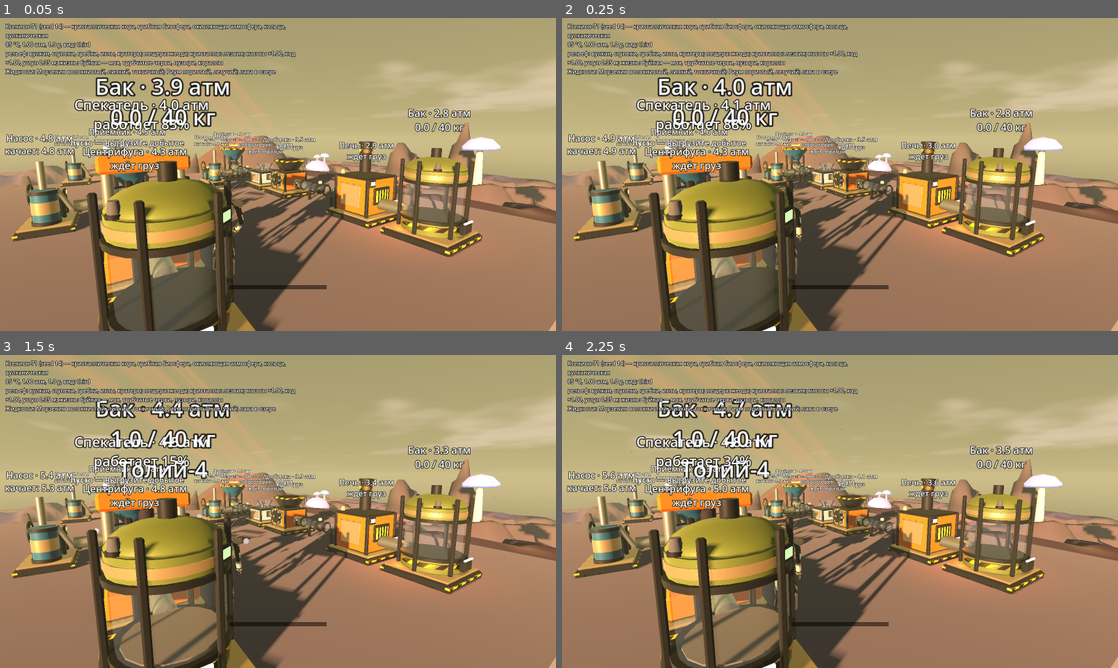
Above: before the commit, frames 1-4 (two rows, left to right).
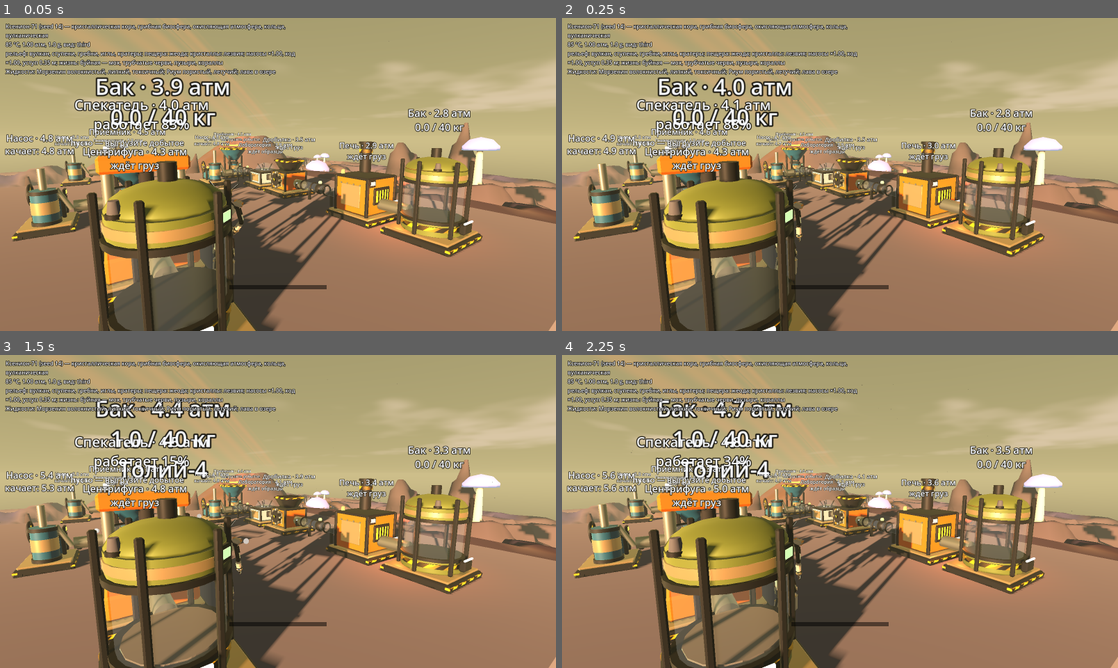
Above: after the commit, the same moments.

Repository: svagtozar/Pheuma
Game: Godot game, scene res://proto/preview.tscn
Same seed, same stepped clock (60 frames per second), same inputs: the game is played once before the commit and once after it. This scene is started directly instead of the project's main scene.
Inputs (mouse positions are in pixels of both pictures, inside the frame that each line leads up to):
- Up to frame 1 (0.05 s): no input
- Up to frame 2 (0.25 s): no input
- Up to frame 3 (1.5 s): tap Enter (ui_accept) at 0.5, 0.77 s; move the mouse to (400, 495) at 0.52 s; hold Right 0.53-1.25 s; hold Shift 0.53-1.25 s; click (400, 495) at 0.67 s; drag from (166, 527) to (250, 574) at 1.27 s
- Up to frame 4 (2.25 s): move the mouse to (895, 442) at 2.02 s; hold Right from 2.03 s (still down); tap Ctrl at 2.1 s

The runs differ from the first frame. In frame 1, 0.5% of the frame differs, in the area x 6-56%, y 41-66%; in frame 2, 0.5%, in the area x 6-55%, y 41-66%; in frame 3, less than 0.1%; in frame 4, less than 0.1%.

Commit message:
3D: состояние поверхности планеты в текстуре (поросль, влага, лёд, грунт)
ProtoSurfaceState: шесть граней кубосферы по 256² RGBA8 на весь шар
(1,5 МБ VRAM и столько же ОЗУ). Шейдер рельефа смешивает её поверх
природного цвета с шумом по краю пятен; рост поросли и таяние льда
считаются в потоке только в живых плитках, сетки не перестраиваются.
Сохраняется сжатым в ProtoSave. --surface=frost|thaw|grow[:шагов] —
пример для кадра.

Co-Authored-By: Claude Opus 5.5 <noreply@anthropic.com>
Claude-Session: https://claude.ai/code/session_01XtN4Qi2NRu9aRtdKP1hePe

Diff:
--- a/proto/preview.gd
+++ b/proto/preview.gd
@@ -47,6 +47,9 @@
 ##   Обучение первых минут (ProtoTutorial) — в --play, пока не пройдено; --tutorial —
 ##   заново, --tutorial=N — с шага N (для кадра), --no-tutorial — без него
 ##   Смена дня и ночи и небо — ProtoDayNight (по тегам и сиду планеты);
+##   --surface=frost|thaw|grow[:шагов] — состояние поверхности планеты (ProtoSurfaceState):
+##   иней по всему шару; он же тает у завода и следом ползёт поросль; поросль,
+##   влага и взрыхлённый грунт у завода расползаются (для кадра до/после)
 ##   --time=0..1 — время суток для кадра (0 — полночь, 0,25 — рассвет, 0,5 — полдень)
 ##   --robot=clean (по умолчанию; другой вариант из RobotDesigns или old — прежний
 ##   каркас; корпус — металл планеты)
@@ -63,6 +66,8 @@
 var view := "third"
 var planet_on := true         # вся планета вокруг участка (ProtoPlanetStream); --no-planet — только участок
 var planet_stream: ProtoPlanetStream
+var surface: ProtoSurfaceState   # поросль, влага, лёд, грунт по всему шару (терраформинг)
+var surface_demo := ""
 const PLANET_R := 800.0       # радиус планеты-шара, м
 var shot_path := ""
 var planet: Planet
@@ -164,6 +169,7 @@
 		elif a.begins_with("--record="): record = a.substr(9)
 		elif a == "--mute": mute = true
 		elif a == "--no-planet": planet_on = false
+		elif a.begins_with("--surface="): surface_demo = a.substr(10)
 		elif a == "--hud": show_hud = true
 		elif a == "--pad": hud_pad = true
 		elif a == "--cargo": demo_cargo = true
@@ -245,6 +251,7 @@
 				planet_stream.site_nodes.append(c)
 		planet_stream.build_now()
 		_lap("planet_around")
+		_surface(tm)
 	_caption()
 	_map_data()
 	_lap("robot")
@@ -769,6 +776,53 @@
 			made += 1
 
 ## Инопланетная органика по тегам (ProtoFlora): мох, заросли, пещерные трутовики.
+## Состояние поверхности шара: подключить к материалам рельефа (участок, куски,
+## грубый шар); --surface=… — пример для кадра.
+func _surface(tm: ShaderMaterial) -> void:
+	surface = ProtoSurfaceState.new(terrain.center, terrain.radius)
+	surface.name = "surface"
+	add_child(surface)
+	var v1 := Color.from_hsv(0.33, 0.5, 0.42)
+	var v2 := Color.from_hsv(0.22, 0.55, 0.5)
+	if flora.life > 0:
+		v1 = Color.from_hsv(flora.hue, flora.sat * 0.9, flora.val * 0.85)
+		v2 = Color.from_hsv(flora.hue2, flora.sat, flora.val)
+	surface.bind(tm, v1, v2)
+	surface.bind(planet_stream.coarse_mat, v1, v2)
+	if surface_demo != "":
+		_surface_demo()
+	surface.upload()
+
+func _surface_demo() -> void:
+	var parts := surface_demo.split(":")
+	var mode := parts[0]
+	var n := int(parts[1]) if parts.size() > 1 else 40
+	var pc := terrain.plateau()
+	var site := Vector3(pc.x, pc.y, pc.z)
+	var t0 := Time.get_ticks_usec()
+	if mode == "frost" or mode == "thaw":
+		var fn := FastNoiseLite.new()
+		fn.seed = seed_value
+		fn.frequency = 0.012
+		surface.fill(ProtoSurfaceState.ICE, func(d: Vector3) -> float:
+			return clampf(0.62 + fn.get_noise_3dv(d * terrain.radius) * 0.7, 0.0, 1.0))
+	if mode == "thaw":
+		# Тёплый пузырь у завода растёт; талая вода мочит грунт; у завода — семя поросли.
+		surface.paint(site, 18.0, ProtoSurfaceState.VEG, 1.0)
+		for i in n:
+			var r := 40.0 + i * 2.5
+			surface.paint(site, r, ProtoSurfaceState.ICE, 0.0)
+			surface.paint(site, r * 0.85, ProtoSurfaceState.WET, 0.015, true)
+			surface.step_now()
+	elif mode == "grow":
+		surface.paint(site, 16.0, ProtoSurfaceState.VEG, 1.0)
+		surface.paint(Vector3(terrain.lake_c.x, 0.0, terrain.lake_c.y), 30.0, ProtoSurfaceState.WET, 0.9)
+		surface.paint(Vector3(terrain.lake_c.x, 0.0, terrain.lake_c.y), 8.0, ProtoSurfaceState.VEG, 1.0)
+		surface.paint(site + Vector3(-22.0, 0.0, 14.0), 9.0, ProtoSurfaceState.SOIL, 1.0)
+		surface.step_now(n)
+	print("Поверхность: %s, шагов %d, %d мс; текстура %.1f МБ" % [mode, surface.steps,
+		(Time.get_ticks_usec() - t0) / 1000, ProtoSurfaceState.bytes() / 1048576.0])
+
 func _flora() -> void:
 	var keep := func(p: Vector3) -> bool:
 		return not terrain.cave_box.has_point(p) or _clear_of_view(p)
--- a/proto/save3d.gd
+++ b/proto/save3d.gd
@@ -167,6 +167,9 @@
 	var dn = r.get("daynight")
 	if dn != null:
 		d.day_time = dn.time
+	var surf = r.get("surface")
+	if surf != null:
+		d.surface = surf.save_dict()
 	return d
 
 static func apply(r: Node3D, d: Dictionary) -> void:
@@ -214,6 +217,10 @@
 	if dn != null and d.has("day_time") and dn.running:
 		dn.time = float(d.day_time)
 		dn.update_now()
+	var surf = r.get("surface")
+	if surf != null and d.has("surface"):
+		surf.load_dict(d.surface)
+		surf.upload()
 
 # ---------------------------------------------------------------- пневмозавод
 
--- /dev/null
+++ b/proto/surface_state.gd
@@ -0,0 +1,383 @@
+class_name ProtoSurfaceState
+extends Node
+## Состояние поверхности всей планеты для терраформинга: поросль, влага, лёд,
+## взрыхлённый грунт. Не в сетках рельефа, а в маленькой текстуре на весь шар
+## (шесть граней кубосферы по RES² точек, RGBA8): шейдер рельефа смешивает её
+## поверх природного цвета, с шумом по краю пятен — края естественные, хотя
+## точка текстуры ~5 м. Трава расползается, лёд тает — сетки не перестраиваются.
+## Память: 6 × 256² × 4 байта = 1,5 МБ в видеопамяти и столько же в ОЗУ на всю
+## планету (сетки одного подробного куска 1 м — ~0,14 МБ, его тело — ~0,6 МБ).
+## Рост и таяние считаются в потоке и только в «живых» плитках (TILE² точек),
+## где что-то менялось: спокойная планета не стоит ничего.
+##
+## Каналы: R — поросль, G — влага, B — лёд и иней, A — взрыхлённый грунт.
+## Грани и (u, v) — те же, что у ProtoPlanetStream._dir (равноугольная кубосфера).
+
+const RES := 256
+const TILE := 16
+const TPF := RES / TILE        # плиток на ребро грани
+const VEG := 0
+const WET := 1
+const ICE := 2
+const SOIL := 3
+
+var center := Vector3.ZERO     # центр шара в системе планеты
+var radius := 800.0
+var data := PackedByteArray()  # 6 граней × RES² × 4 канала
+var tex: Texture2DArray
+var mats: Array = []           # материалы рельефа, куда подключена текстура
+
+## Климат (задаёт терраформинг): melt > 0 — лёд тает (единиц канала за шаг),
+## < 0 — влага замерзает; habit 0..1 — сколько поросли держит место.
+var melt := 0.0
+var habit := 1.0
+var grow := 9.0                # прирост поросли за шаг у края пятна
+var dry := 1.0                 # высыхание влаги за шаг
+var interval := 1.0            # шаг роста, с (игровое время)
+
+var _active := {}              # номер плитки → true: здесь идёт рост/таяние
+var _dirty := PackedByteArray()   # грань → 1, если её пора выгрузить
+var _edge := {}                # индекс точки на краю грани → [4 соседа] через шов
+var _t := 0.0
+var _task := -1
+var _next := PackedByteArray()
+var _step_tiles: Array = []
+var _changed: Array = []
+var _upload_t := 0.0
+var _pending: Array = []       # мазки, пришедшие во время шага в потоке
+var steps := 0                 # сделано шагов (для тестов и лога)
+
+var _brush := FastNoiseLite.new()
+
+func _init(c := Vector3.ZERO, r := 800.0) -> void:
+	_brush.frequency = 0.03
+	center = c
+	radius = r
+	data.resize(6 * RES * RES * 4)
+	_dirty.resize(6)
+	_dirty.fill(1)
+
+## Грань и (u, v) ∈ [0, 1] для направления d — обратное к dir_of.
+static func face_uv(d: Vector3) -> Vector3:
+	var a := d.abs()
+	var f := 0
+	var ab: Vector2
+	if a.y >= a.x and a.y >= a.z:
+		if d.y > 0.0:
+			f = 0; ab = Vector2(d.x, d.z) / a.y
+		else:
+			f = 1; ab = Vector2(d.x, -d.z) / a.y
+	elif a.x >= a.z:
+		if d.x > 0.0:
+			f = 2; ab = Vector2(-d.y, d.z) / a.x
+		else:
+			f = 3; ab = Vector2(d.y, d.z) / a.x
+	else:
+		if d.z > 0.0:
+			f = 4; ab = Vector2(d.x, d.y) / a.z
+		else:
+			f = 5; ab = Vector2(-d.x, d.y) / a.z
+	return Vector3(atan(ab.x) / (PI * 0.5) + 0.5, atan(ab.y) / (PI * 0.5) + 0.5, f)
+
+## Направление на точку грани f с долями (u, v) — как ProtoPlanetStream._dir.
+## u, v чуть за [0, 1] дают точку соседней грани (так ищем соседей через шов).
+static func dir_of(f: int, u: float, v: float) -> Vector3:
+	var a := tan((u - 0.5) * PI * 0.5)
+	var b := tan((v - 0.5) * PI * 0.5)
+	var p: Vector3
+	match f:
+		0: p = Vector3(a, 1.0, b)
+		1: p = Vector3(a, -1.0, -b)
+		2: p = Vector3(1.0, -a, b)
+		3: p = Vector3(-1.0, a, b)
+		4: p = Vector3(a, b, 1.0)
+		_: p = Vector3(-a, b, -1.0)
+	return p.normalized()
+
+## Номер точки (без канала) для направления d.
+static func cell_of(d: Vector3) -> int:
+	var fu := face_uv(d)
+	var i := clampi(int(fu.x * RES), 0, RES - 1)
+	var j := clampi(int(fu.y * RES), 0, RES - 1)
+	return (int(fu.z) * RES + j) * RES + i
+
+static func cell_dir(c: int) -> Vector3:
+	var f := c / (RES * RES)
+	var r := c % (RES * RES)
+	return dir_of(f, (r % RES + 0.5) / RES, (r / RES + 0.5) / RES)
+
+## Состояние в точке q (система планеты), каналы 0..1.
+func sample(q: Vector3) -> Color:
+	var k := cell_of((q - center).normalized()) * 4
+	return Color(data[k] / 255.0, data[k + 1] / 255.0, data[k + 2] / 255.0, data[k + 3] / 255.0)
+
+## Мазок кистью: в круге радиуса r м вокруг q канал ch тянется к value (0..1),
+## к краю круга слабее. add — не меньше/не больше value, а прибавить value.
+func paint(q: Vector3, r: float, ch: int, value: float, add := false) -> void:
+	if _task >= 0:
+		_pending.append([q, r, ch, value, add])     # шаг в потоке: мазок — после него
+		return
+	var d := (q - center).normalized()
+	var ang := r / radius
+	var lim := cos(ang * 1.5)      # шум края дотягивает кисть до 1,5 радиуса
+	var v8 := value * 255.0
+	for f in 6:
+		# Грань задета, если край круга до неё дотягивается: проверяем по
+		# ближайшей к d точке грани (зажатая проекция).
+		var fn := dir_of(f, 0.5, 0.5)
+		if d.dot(fn) < cos(PI * 0.31 + ang):
+			continue
+		var p := _project(f, d)
+		var span := ang * 1.5 / (PI * 0.5) * 1.6 + 2.0 / RES
+		var i0 := clampi(int((p.x - span) * RES), 0, RES - 1)
+		var i1 := clampi(int((p.x + span) * RES), 0, RES - 1)
+		var j0 := clampi(int((p.y - span) * RES), 0, RES - 1)
+		var j1 := clampi(int((p.y + span) * RES), 0, RES - 1)
+		var hit := false
+		for j in range(j0, j1 + 1):
+			for i in range(i0, i1 + 1):
+				var cd := dir_of(f, (i + 0.5) / RES, (j + 0.5) / RES)
+				var c := cd.dot(d)
+				if c < lim:
+					continue
+				# Край кисти неровный (шум по шару): пятна не круглые.
+				var t := acos(clampf(c, -1.0, 1.0)) / maxf(ang, 1.0e-6)
+				t += _brush.get_noise_3dv(cd * radius) * 0.45 * smoothstep(0.3, 0.8, t)
+				var w := 1.0 - smoothstep(0.55, 1.0, t)
+				var k := ((f * RES + j) * RES + i) * 4 + ch
+				var old := float(data[k])
+				var nv := old + v8 * w if add else lerpf(old, v8, w)
+				data[k] = clampi(roundi(nv), 0, 255)
+				hit = true
+				_active[(f * TPF + j / TILE) * TPF + i / TILE] = true
+		if hit:
+			_dirty[f] = 1
+
+## (u, v) на грани f для d, даже если d смотрит мимо неё (зажато в [0, 1]).
+static func _project(f: int, d: Vector3) -> Vector2:
+	var ab: Vector2
+	match f:
+		0: ab = Vector2(d.x, d.z) / maxf(d.y, 1.0e-3)
+		1: ab = Vector2(d.x, -d.z) / maxf(-d.y, 1.0e-3)
+		2: ab = Vector2(-d.y, d.z) / maxf(d.x, 1.0e-3)
+		3: ab = Vector2(d.y, d.z) / maxf(-d.x, 1.0e-3)
+		4: ab = Vector2(d.x, d.y) / maxf(d.z, 1.0e-3)
+		_: ab = Vector2(-d.x, d.y) / maxf(-d.z, 1.0e-3)
+	ab = ab.clamp(Vector2(-8.0, -8.0), Vector2(8.0, 8.0))
+	return Vector2(atan(ab.x) / (PI * 0.5) + 0.5, atan(ab.y) / (PI * 0.5) + 0.5).clamp(Vector2.ZERO, Vector2.ONE)
+
+## Весь канал сразу: fn(d: Vector3) → 0..1 (например, иней по всей холодной планете).
+func fill(ch: int, fn: Callable) -> void:
+	for c in 6 * RES * RES:
+		data[c * 4 + ch] = clampi(roundi(float(fn.call(cell_dir(c))) * 255.0), 0, 255)
+	_dirty.fill(1)
+	for t in 6 * TPF * TPF:
+		_active[t] = true
+
+# ---------------------------------------------------------------- рост и таяние
+
+func _process(dt: float) -> void:
+	_t += dt
+	if _task >= 0 and WorkerThreadPool.is_task_completed(_task):
+		WorkerThreadPool.wait_for_task_completion(_task)
+		_task = -1
+		_finish()
+	if _task < 0 and _t >= interval and not _active.is_empty():
+		_t = 0.0
+		_begin()
+		_task = WorkerThreadPool.add_task(_run, false, "поверхность")
+	_upload_t += dt
+	if _upload_t >= 0.25:
+		_upload_t = 0.0
+		upload()
+
+## Сразу n шагов (превью, тесты, перемотка при загрузке).
+func step_now(n := 1) -> void:
+	if _task >= 0:
+		WorkerThreadPool.wait_for_task_completion(_task)
+		_task = -1
+		_finish()
+	for s in n:
+		if _active.is_empty():
+			break
+		_begin()
+		_run()
+		_finish()
+
+func _begin() -> void:
+	_step_tiles = _active.keys()
+	_active = {}
+	_next = data.duplicate()
+	_changed = []
+
+## Шаг в потоке: читает data, пишет _next; только в живых плитках.
+func _run() -> void:
+	for t: int in _step_tiles:
+		if _step_tile(t):
+			_changed.append(t)
+
+func _finish() -> void:
+	data = _next
+	_next = PackedByteArray()
+	steps += 1
+	var pend := _pending
+	_pending = []
+	for p: Array in pend:
+		paint(p[0], p[1], p[2], p[3], p[4])
+	for t: int in _changed:
+		_dirty[t / (TPF * TPF)] = 1
+		# Живы плитка и соседи (поросль ползёт через край плитки и грани).
+		_active[t] = true
+		for nt in _tile_neighbors(t):
+			_active[nt] = true
+
+func _tile_neighbors(t: int) -> Array:
+	var f := t / (TPF * TPF)
+	var r := t % (TPF * TPF)
+	var tx := r % TPF
+	var ty := r / TPF
+	var out: Array = []
+	for o in [Vector2i(1, 0), Vector2i(-1, 0), Vector2i(0, 1), Vector2i(0, -1)]:
+		var x: int = tx + o.x
+		var y: int = ty + o.y
+		if x >= 0 and y >= 0 and x < TPF and y < TPF:
+			out.append((f * TPF + y) * TPF + x)
+		else:
+			# Через шов: соседняя грань по направлению за краем.
+			var c := cell_of(dir_of(f, (x * TILE + TILE * 0.5) / RES, (y * TILE + TILE * 0.5) / RES))
+			var cf := c / (RES * RES)
+			var cr := c % (RES * RES)
+			out.append((cf * TPF + (cr / RES) / TILE) * TPF + (cr % RES) / TILE)
+	return out
+
+## Четыре соседа точки (номера без канала), через шов граней — тоже.
+func _nb(f: int, i: int, j: int) -> Array:
+	var c := (f * RES + j) * RES + i
+	if i > 0 and j > 0 and i < RES - 1 and j < RES - 1:
+		return [c - 1, c + 1, c - RES, c + RES]
+	if _edge.has(c):
+		return _edge[c]
+	var out: Array = []
+	for o in [Vector2i(-1, 0), Vector2i(1, 0), Vector2i(0, -1), Vector2i(0, 1)]:
+		var x: int = i + o.x
+		var y: int = j + o.y
+		if x >= 0 and y >= 0 and x < RES and y < RES:
+			out.append((f * RES + y) * RES + x)
+		else:
+			out.append(cell_of(dir_of(f, (x + 0.5) / RES, (y + 0.5) / RES)))
+	_edge[c] = out     # из потока: словарь пишет только этот шаг, главный поток не читает
+	return out
+
+## Шаг одной плитки. Правила (байты 0..255):
+## лёд тает на melt, талая вода мочит грунт; влага сохнет на dry;
+## поросль растёт у края пятна до потолка места: habit × (нет льда) × (влага);
+## где потолок ниже — отмирает; поросль затягивает взрыхлённый грунт.
+func _step_tile(t: int) -> bool:
+	var f := t / (TPF * TPF)
+	var r := t % (TPF * TPF)
+	var i0 := (r % TPF) * TILE
+	var j0 := (r / TPF) * TILE
+	var changed := false
+	var src := data
+	for j in range(j0, j0 + TILE):
+		for i in range(i0, i0 + TILE):
+			var c := (f * RES + j) * RES + i
+			var k := c * 4
+			var veg := src[k]
+			var wet := src[k + 1]
+			var ice := src[k + 2]
+			var soil := src[k + 3]
+			var nwet := float(wet)
+			var nice := float(ice)
+			if melt > 0.0 and ice > 0:
+				var m := minf(melt, nice)
+				nice -= m
+				nwet += m * 0.9
+			elif melt < 0.0 and wet > 0:
+				var m := minf(-melt, nwet)
+				nwet -= m
+				nice += m
+			nwet = maxf(0.0, nwet - dry)
+			# Поросль: лучший из соседей — «семя» с краю.
+			var best := veg
+			if i > 0 and j > 0 and i < RES - 1 and j < RES - 1:
+				best = maxi(maxi(best, maxi(src[k - 4], src[k + 4])), maxi(src[k - RES * 4], src[k + RES * 4]))
+				# По диагонали — чуть слабее: пятно растёт кругом, а не ромбом.
+				var diag := maxi(maxi(src[k - RES * 4 - 4], src[k - RES * 4 + 4]), maxi(src[k + RES * 4 - 4], src[k + RES * 4 + 4]))
+				best = maxi(best, int(diag * 0.8))
+			else:
+				for n: int in _nb(f, i, j):
+					best = maxi(best, src[n * 4])
+			var cap := 255.0 * habit * (1.0 - nice / 255.0) * (0.3 + 0.7 * minf(1.0, nwet / 140.0 + 0.25))
+			var nveg := float(veg)
+			if nveg < cap and best > 40:
+				nveg = minf(cap, nveg + grow * (0.35 + 0.65 * best / 255.0))
+			elif nveg > cap:
+				nveg = maxf(cap, nveg - 6.0)
+			var nsoil := maxf(0.0, soil - nveg / 80.0)
+			var o := [clampi(roundi(nveg), 0, 255), clampi(roundi(nwet), 0, 255),
+				clampi(roundi(nice), 0, 255), clampi(roundi(nsoil), 0, 255)]
+			for q in 4:
+				if o[q] != src[k + q]:
+					_next[k + q] = o[q]
+					changed = true
+	return changed
+
+# ---------------------------------------------------------------- для шейдера
+
+## Выгрузить изменённые грани в видеопамять (по грани целиком, 256 КБ).
+func upload() -> void:
+	if tex == null:
+		var imgs: Array[Image] = []
+		for f in 6:
+			imgs.append(_face_image(f))
+		tex = Texture2DArray.new()
+		tex.create_from_images(imgs)
+		_dirty.fill(0)
+		for m: ShaderMaterial in mats:
+			m.set_shader_parameter("surf", tex)
+		return
+	for f in 6:
+		if _dirty[f] == 1:
+			_dirty[f] = 0
+			tex.update_layer(_face_image(f), f)
+
+func _face_image(f: int) -> Image:
+	var n := RES * RES * 4
+	return Image.create_from_data(RES, RES, false, Image.FORMAT_RGBA8, data.slice(f * n, (f + 1) * n))
+
+## Подключить к материалу рельефа (ProtoTerrain.material()). veg — цвет поросли.
+func bind(m: ShaderMaterial, veg: Color, veg2: Color) -> void:
+	mats.append(m)
+	m.set_shader_parameter("surf_on", true)
+	m.set_shader_parameter("surf_center", center)
+	m.set_shader_parameter("veg_col", veg)
+	m.set_shader_parameter("veg_col2", veg2)
+	if tex != null:
+		m.set_shader_parameter("surf", tex)
+
+# ---------------------------------------------------------------- сохранение
+
+## Для ProtoSave: сжатые байты (нетронутая планета — сотни байт) и живые плитки.
+func save_dict() -> Dictionary:
+	return {"res": RES, "data": Marshalls.raw_to_base64(data.compress(FileAccess.COMPRESSION_ZSTD)),
+		"active": _active.keys(), "melt": melt, "habit": habit}
+
+func load_dict(d: Dictionary) -> void:
+	if int(d.get("res", 0)) != RES:
+		return
+	var raw := Marshalls.base64_to_raw(String(d.get("data", "")))
+	var got := raw.decompress(RES * RES * 24, FileAccess.COMPRESSION_ZSTD)
+	if got.size() != data.size():
+		return
+	data = got
+	_active = {}
+	for t in d.get("active", []):
+		_active[int(t)] = true
+	melt = float(d.get("melt", 0.0))
+	habit = float(d.get("habit", 1.0))
+	_dirty.fill(1)
+
+## Байт в видеопамяти (и столько же в ОЗУ).
+static func bytes() -> int:
+	return 6 * RES * RES * 4
--- a/proto/terrain.gd
+++ b/proto/terrain.gd
@@ -720,18 +720,89 @@
 uniform float sink = 0.0;      // грубая сетка шара: опустить у робота под подробные куски
 uniform vec3 eye;
 uniform vec3 sink_center;
+// Состояние поверхности (ProtoSurfaceState): R поросль, G влага, B лёд, A грунт —
+// шесть граней кубосферы; в системе планеты (она же система сетки рельефа).
+uniform bool surf_on = false;
+uniform sampler2DArray surf : filter_linear, repeat_disable;
+uniform vec3 surf_center;
+uniform vec3 veg_col : source_color = vec3(0.3, 0.5, 0.25);
+uniform vec3 veg_col2 : source_color = vec3(0.45, 0.55, 0.2);
+uniform vec3 ice_col : source_color = vec3(0.84, 0.9, 0.96);
+uniform vec3 soil_col : source_color = vec3(0.2, 0.15, 0.11);
 varying float sky;
+varying vec3 pl_pos;
+varying vec3 pl_n;
+varying float gloss;
 void vertex() {
 	sky = COLOR.a;
+	pl_pos = VERTEX;
+	pl_n = NORMAL;
 	if (sink > 0.0) {
 		vec3 wp = (MODEL_MATRIX * vec4(VERTEX, 1.0)).xyz;
 		float k = 1.0 - smoothstep(130.0, 160.0, length(wp - eye));
 		VERTEX -= normalize(VERTEX - sink_center) * sink * k;
 	}
 }
+float hash3(vec3 p) {
+	p = fract(p * 0.3183099 + vec3(0.71, 0.113, 0.419));
+	p *= 17.0;
+	return fract(p.x * p.y * p.z * (p.x + p.y + p.z));
+}
+float vnoise(vec3 x) {
+	vec3 i = floor(x);
+	vec3 f = fract(x);
+	f = f * f * (3.0 - 2.0 * f);
+	return mix(mix(mix(hash3(i), hash3(i + vec3(1, 0, 0)), f.x),
+			mix(hash3(i + vec3(0, 1, 0)), hash3(i + vec3(1, 1, 0)), f.x), f.y),
+		mix(mix(hash3(i + vec3(0, 0, 1)), hash3(i + vec3(1, 0, 1)), f.x),
+			mix(hash3(i + vec3(0, 1, 1)), hash3(i + vec3(1, 1, 1)), f.x), f.y), f.z);
+}
+// Грань и (u, v) — как ProtoSurfaceState.face_uv.
+vec3 face_uv(vec3 d) {
+	vec3 a = abs(d);
+	float f;
+	vec2 ab;
+	if (a.y >= a.x && a.y >= a.z) {
+		if (d.y > 0.0) { f = 0.0; ab = vec2(d.x, d.z) / a.y; } else { f = 1.0; ab = vec2(d.x, -d.z) / a.y; }
+	} else if (a.x >= a.z) {
+		if (d.x > 0.0) { f = 2.0; ab = vec2(-d.y, d.z) / a.x; } else { f = 3.0; ab = vec2(d.y, d.z) / a.x; }
+	} else {
+		if (d.z > 0.0) { f = 4.0; ab = vec2(d.x, d.y) / a.z; } else { f = 5.0; ab = vec2(-d.x, d.y) / a.z; }
+	}
+	return vec3(atan(ab) / (PI * 0.5) + 0.5, f);
+}
 void fragment() {
-	ALBEDO = COLOR.rgb;
-	ROUGHNESS = 0.92;
+	vec3 col = COLOR.rgb;
+	float rough = 0.92;
+	gloss = 0.0;
+	if (surf_on) {
+		vec3 d = normalize(pl_pos - surf_center);
+		vec4 s = texture(surf, face_uv(d));
+		if (s.r + s.g + s.b + s.a > 0.004) {     // нетронутая планета — без шума
+			float up = clamp(dot(normalize(pl_n), d), 0.0, 1.0);
+			// Шум рвёт края пятен: точка текстуры ~5 м, а край — куртинами по метру.
+			float n1 = vnoise(pl_pos * 0.23);
+			float n2 = vnoise(pl_pos * 0.9 + 7.0);
+			float nz = n1 * 0.65 + n2 * 0.35 - 0.5;
+			float open_sky = smoothstep(0.35, 0.75, sky);
+			float soil = smoothstep(0.2, 0.55, s.a + nz * 0.5) * open_sky;
+			col = mix(col, soil_col * (0.8 + 0.4 * n2), soil * 0.85);
+			float wet = s.g * open_sky;
+			col *= 1.0 - 0.38 * wet;
+			float veg = smoothstep(0.28, 0.52, s.r + nz * 0.55) * smoothstep(0.5, 0.82, up) * open_sky;
+			// Гуще и реже куртинами, два оттенка, мелкая рябь; в редкой — виден грунт.
+			float dense = vnoise(pl_pos * 0.045 + 11.0);
+			vec3 vc = mix(veg_col, veg_col2, smoothstep(0.3, 0.7, vnoise(pl_pos * 0.08 + 3.0)));
+			vc *= 0.7 + 0.5 * vnoise(pl_pos * 2.7) + 0.15 * (dense - 0.5);
+			col = mix(col, vc, veg * mix(0.55, 1.0, smoothstep(0.25, 0.75, dense)));
+			float ice = smoothstep(0.3, 0.55, s.b + nz * 0.5 + (up - 0.75) * 0.35) * open_sky;
+			col = mix(col, ice_col * (0.9 + 0.12 * n2), ice);
+			rough = mix(rough, 0.62, max(wet * (1.0 - veg), ice));
+			gloss = max(wet * (1.0 - veg) * 0.3, ice * 0.12);
+		}
+	}
+	ALBEDO = col;
+	ROUGHNESS = rough;
 	AO = mix(0.06, 1.0, sky);
 	AO_LIGHT_AFFECT = 0.0;
 	EMISSION = vein_glow * UV.x * 0.35;
@@ -739,6 +810,11 @@
 void light() {
 	float k = LIGHT_IS_DIRECTIONAL ? sky : 1.0;
 	DIFFUSE_LIGHT += clamp(dot(NORMAL, LIGHT), 0.0, 1.0) * ATTENUATION * LIGHT_COLOR * k / PI;
+	if (gloss > 0.0) {
+		// Мокрый грунт и лёд блестят на солнце.
+		vec3 h = normalize(LIGHT + VIEW);
+		SPECULAR_LIGHT += pow(clamp(dot(NORMAL, h), 0.0, 1.0), 48.0) * gloss * ATTENUATION * LIGHT_COLOR * k;
+	}
 }
 """
 
--- /dev/null
+++ b/tests/test_surface_state.gd
@@ -0,0 +1,68 @@
+extends GutTest
+## Состояние поверхности планеты (ProtoSurfaceState): грани кубосферы, кисть,
+## рост поросли, таяние льда, сохранение.
+
+const C := Vector3(40.0, -800.0, 40.0)
+
+func _state() -> ProtoSurfaceState:
+	var s := ProtoSurfaceState.new(C, 800.0)
+	autofree(s)
+	return s
+
+func test_faces_match_planet_stream():
+	# Те же грани и (u, v), что у сеток шара: иначе пятна съедут с рельефа.
+	var ps := ProtoPlanetStream.new()
+	autofree(ps)
+	for f in 6:
+		for uv in [Vector2(0.1, 0.2), Vector2(0.5, 0.5), Vector2(0.93, 0.07)]:
+			var d := ProtoSurfaceState.dir_of(f, uv.x, uv.y)
+			assert_almost_eq(d.distance_to(ps._dir(f, uv.x, uv.y)), 0.0, 1.0e-5)
+			var back := ProtoSurfaceState.face_uv(d)
+			assert_eq(int(back.z), f)
+			assert_almost_eq(Vector2(back.x, back.y).distance_to(uv), 0.0, 1.0e-4)
+
+func test_paint_is_local_and_soft():
+	var s := _state()
+	var site := Vector3(40.0, 10.0, 40.0)
+	s.paint(site, 30.0, ProtoSurfaceState.VEG, 1.0)
+	assert_gt(s.sample(site).r, 0.95, "в середине мазка — полная поросль")
+	assert_eq(s.sample(site + Vector3(120.0, 0.0, 0.0)).r, 0.0, "за 120 м — нетронуто")
+	# Мазок через шов граней (участок на макушке, край грани ~630 м по дуге).
+	var edge := C + ProtoSurfaceState.dir_of(0, 1.0, 0.5) * 800.0
+	s.paint(edge, 40.0, ProtoSurfaceState.ICE, 1.0)
+	assert_gt(s.sample(edge + Vector3(3.0, 0.0, 0.0)).b, 0.9, "по одну сторону шва")
+	assert_gt(s.sample(edge - Vector3(3.0, 0.0, 0.0)).b, 0.9, "и по другую")
+
+func test_vegetation_spreads_and_ice_stops_it():
+	var s := _state()
+	var site := Vector3(40.0, 10.0, 40.0)
+	var ice_at := site + Vector3(0.0, 0.0, -60.0)
+	s.paint(ice_at, 25.0, ProtoSurfaceState.ICE, 1.0)
+	s.paint(site, 12.0, ProtoSurfaceState.VEG, 1.0)
+	var near := site + Vector3(35.0, 0.0, 0.0)
+	assert_eq(s.sample(near).r, 0.0)
+	s.step_now(60)
+	assert_gt(s.sample(near).r, 0.3, "поросль доползла на 35 м")
+	assert_lt(s.sample(ice_at).r, 0.05, "на льду не растёт")
+	# Лёд растаял — талая вода мочит грунт, поросль заходит.
+	s.melt = 20.0
+	s.step_now(80)
+	assert_lt(s.sample(ice_at).b, 0.05, "лёд растаял")
+	assert_gt(s.sample(ice_at).r, 0.3, "и там уже поросль")
+
+func test_quiet_planet_costs_nothing():
+	var s := _state()
+	s.paint(Vector3(40.0, 10.0, 40.0), 10.0, ProtoSurfaceState.SOIL, 1.0)
+	s.step_now(300)
+	assert_eq(s._active.size(), 0, "где ничего не меняется, шагов нет")
+	assert_lt(s.steps, 300)
+
+func test_save_roundtrip_is_small():
+	var s := _state()
+	s.paint(Vector3(40.0, 10.0, 40.0), 50.0, ProtoSurfaceState.VEG, 0.7)
+	var d := s.save_dict()
+	assert_lt(JSON.stringify(d).length(), 20000, "в сохранении — сжато")
+	var t := _state()
+	t.load_dict(JSON.parse_string(JSON.stringify(d)))
+	assert_eq(t.data, s.data)
+	assert_eq(t._active.size(), s._active.size())
Not shown, added: proto/surface_state.gd.uid
Not shown, added: tests/test_surface_state.gd.uid
